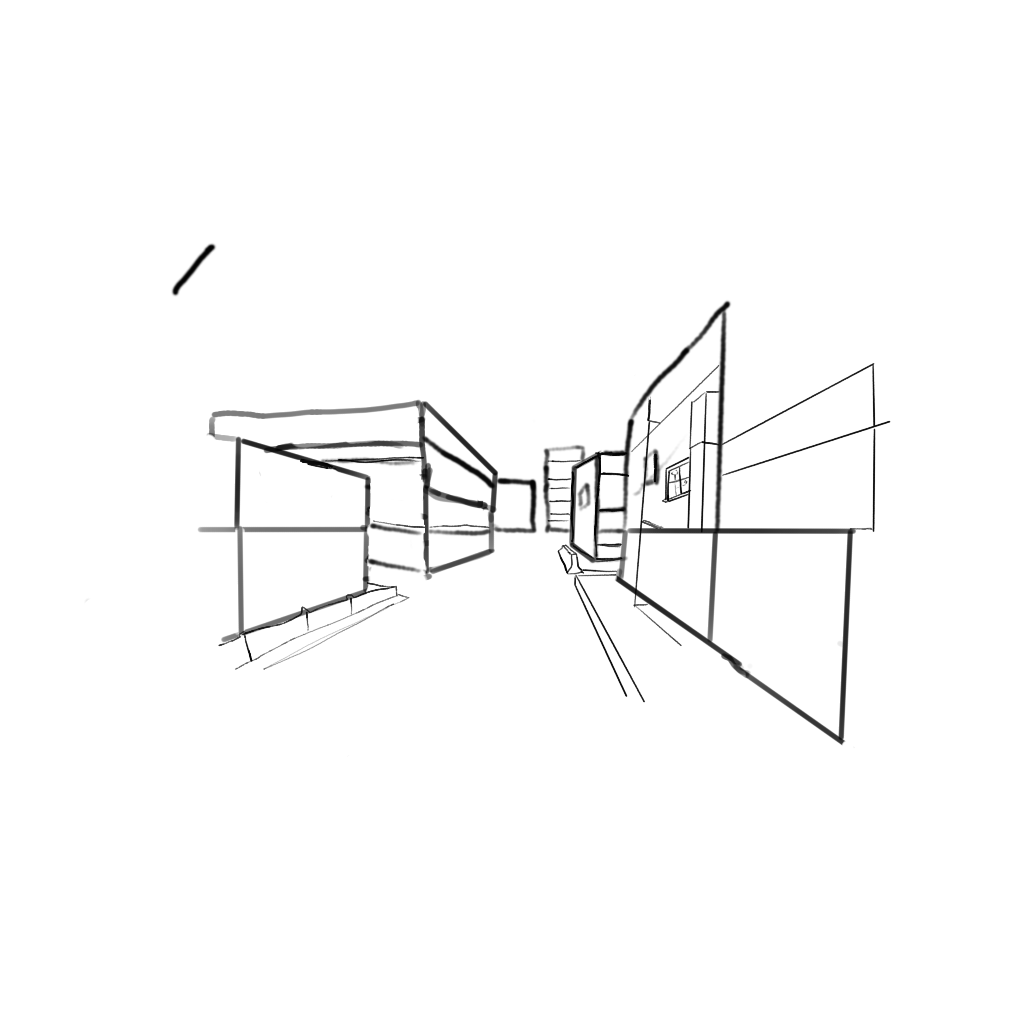
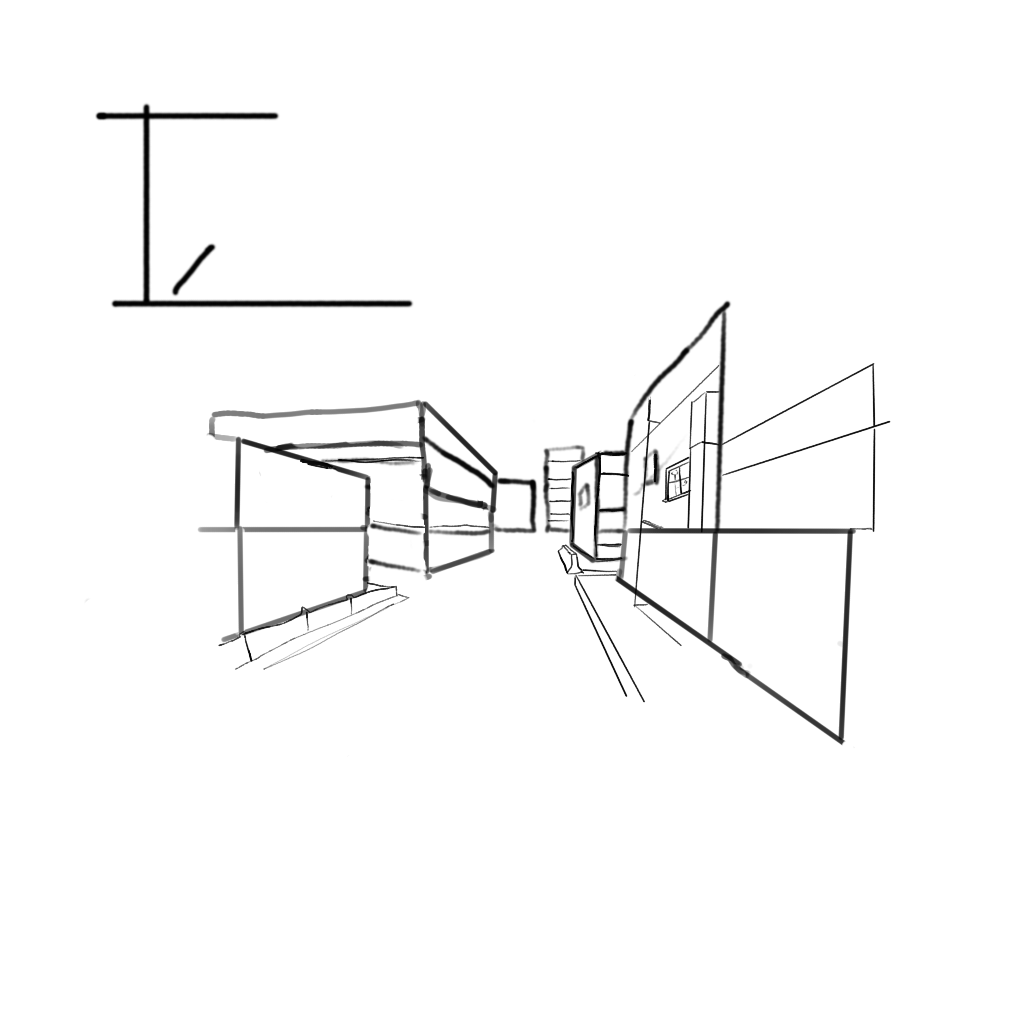
Before/after of a (1024, 1024) layered artwork. What changed in the layer stack:
painted on "Building outline" over [95, 102, 414, 309]
painted on "Grid Layer" over [95, 102, 414, 309]
